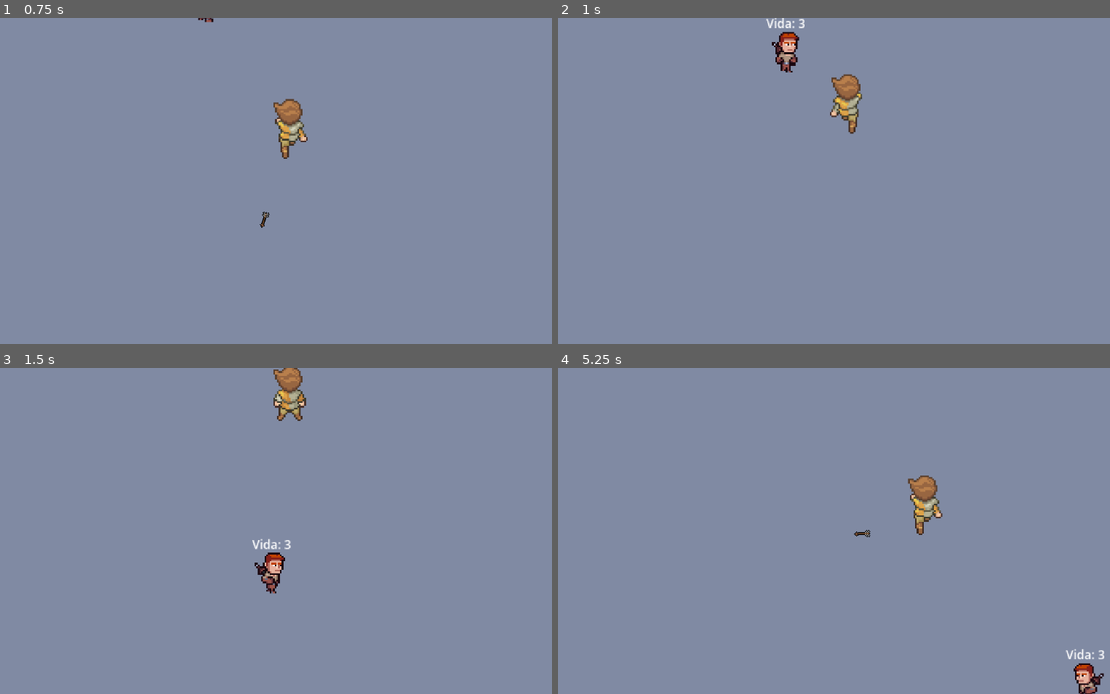
Above: before the commit, frames 1-4 (two rows, left to right).
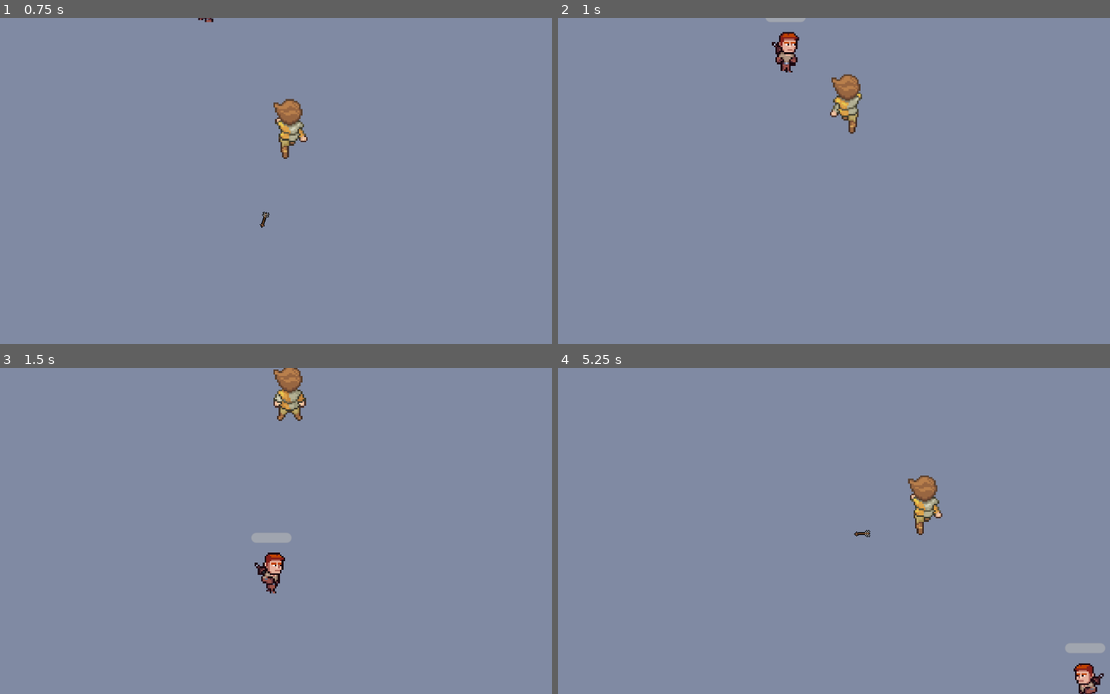
Above: after the commit, the same moments.

Repository: gustavorsaul/TopDown_GameProject
Game: Godot game, scene res://01_tutorial/Tutorial.tscn
Same seed, same stepped clock (60 frames per second), same inputs: the game is played once before the commit and once after it.
Inputs (mouse positions are in pixels of both pictures, inside the frame that each line leads up to):
- Up to frame 1 (0.75 s): tap Enter at 0.5 s; move the mouse to (259, 246) at 0.52 s; hold W (up) from 0.53 s (still down); click (259, 246) at 0.6 s
- Up to frame 2 (1 s): keep holding W (up)
- Up to frame 3 (1.5 s): keep holding W (up); move the mouse to (463, 579) at 1.27 s; tap Shift (shift) at 1.35 s
- Up to frame 4 (5.25 s): move the mouse to (673, 482) at 2.02 s; release W (up) at 2.03 s; hold A (left) 2.03-3.53 s; click (673, 482) at 2.1 s; move the mouse to (878, 531) at 2.77 s; tap Shift (shift) at 2.85, 4.35 s; move the mouse to (762, 449) at 3.52 s; hold S (down) 3.53-4.28 s; click (762, 449) at 3.6 s; move the mouse to (977, 514) at 4.27 s; hold D (right) 4.28-5.03 s; move the mouse to (734, 547) at 5.02 s; hold W (up) from 5.03 s (still down); click (734, 547) at 5.1 s

Frame 1 is identical in both runs. In frame 2, 0.1% of the frame differs, in the area x 37-45%, y 0-4%; in frame 3, 0.3%, in the area x 45-53%, y 50-56%; in frame 4, 0.3%.

Commit message:
update: barra de vida

Diff:
--- a/Enemy.gd
+++ b/Enemy.gd
@@ -1,7 +1,7 @@
 extends CharacterBody2D
 
 @onready var sprite = $AnimatedSprite2D
-@onready var life_label = $Life
+@onready var life_bar = $LifeBar
 
 var previous_position: Vector2
 var life: int = 3
@@ -13,7 +13,6 @@
 	_update_life_label()
 
 func _physics_process(delta: float) -> void:
-	life_label.text = "Vida: " + str(life)
 	# Only use velocity-based animation when actually moving via physics
 	if velocity.length() > 0.01:
 		animate()
@@ -60,5 +59,5 @@
 	queue_free()
 
 func _update_life_label() -> void:
-	if is_instance_valid(life_label):
-		life_label.text = str(life)
+	if is_instance_valid(life_bar):
+		life_bar.value = life
--- a/Enemy.tscn
+++ b/Enemy.tscn
@@ -213,11 +213,12 @@
 sprite_frames = SubResource("SpriteFrames_dn8ps")
 animation = &"down"
 
-[node name="Life" type="Label" parent="."]
+[node name="LifeBar" type="ProgressBar" parent="."]
 texture_filter = 1
-offset_left = -19.0
-offset_top = -37.0
+offset_left = -20.0
+offset_top = -40.0
 offset_right = 20.0
-offset_bottom = -20.0
-theme_override_font_sizes/font_size = 12
-text = "Vida: 3"
+offset_bottom = -30.0
+max_value = 3.0
+value = 3.0
+show_percentage = false
--- /dev/null
+++ b/HealthBar.gd
@@ -0,0 +1,82 @@
+extends Control
+
+@onready var health_fill = $HealthFill
+@onready var health_label = $HealthLabel
+
+var max_health: int = 100
+var current_health: int = 100
+
+func _ready():
+	update_health_display()
+
+func set_max_health(value: int):
+	max_health = value
+	current_health = max_health
+	if is_instance_valid(health_fill):
+		health_fill.max_value = max_health
+	update_health_display()
+
+func set_health(value: int):
+	current_health = clamp(value, 0, max_health)
+	update_health_display()
+
+func update_health_bar(health: int, max_hp: int):
+	max_health = max_hp
+	current_health = health
+	update_health_display()
+
+func take_damage(amount: int):
+	current_health = max(0, current_health - amount)
+	update_health_display()
+
+	# Efeito visual quando toma dano
+	animate_damage()
+
+func heal(amount: int):
+	current_health = min(max_health, current_health + amount)
+	update_health_display()
+
+func update_health_display():
+	# Verificar se os nós existem antes de usá-los
+	if not is_instance_valid(health_fill) or not is_instance_valid(health_label):
+		print("HealthBar: Nós não encontrados!")
+		return
+
+	# Atualizar barra de progresso
+	health_fill.value = current_health
+	health_fill.max_value = max_health
+
+	# Atualizar label
+	health_label.text = str(current_health) + "/" + str(max_health)
+
+	# Mudar cor baseada na porcentagem de vida
+	var health_percentage = float(current_health) / float(max_health)
+	update_health_color(health_percentage)
+
+func update_health_color(percentage: float):
+	if not is_instance_valid(health_fill):
+		return
+
+	var health_fill_style = health_fill.get_theme_stylebox("fill")
+
+	if percentage > 0.6:
+		# Verde quando vida alta
+		health_fill_style.bg_color = Color(0.2, 0.8, 0.2, 1.0)
+	elif percentage > 0.3:
+		# Amarelo quando vida média
+		health_fill_style.bg_color = Color(0.8, 0.8, 0.2, 1.0)
+	else:
+		# Vermelho quando vida baixa
+		health_fill_style.bg_color = Color(0.8, 0.2, 0.2, 1.0)
+
+func animate_damage():
+	# Efeito de piscar quando toma dano
+	var tween = create_tween()
+	tween.tween_property(self, "modulate", Color.RED, 0.1)
+	tween.tween_property(self, "modulate", Color.WHITE, 0.1)
+
+func is_dead() -> bool:
+	return current_health <= 0
+
+func get_health_percentage() -> float:
+	return float(current_health) / float(max_health)
--- /dev/null
+++ b/HealthBar.tscn
@@ -0,0 +1,98 @@
+[gd_scene load_steps=7 format=4 uid="uid://b2v8yay304a5b"]
+
+[ext_resource type="Script" path="res://HealthBar.gd" id="1_script"]
+
+[sub_resource type="StyleBoxFlat" id="StyleBoxFlat_1"]
+bg_color = Color(0.2, 0.2, 0.2, 0.8)
+corner_radius_top_left = 8
+corner_radius_top_right = 8
+corner_radius_bottom_left = 8
+corner_radius_bottom_right = 8
+border_width_left = 2
+border_width_right = 2
+border_width_top = 2
+border_width_bottom = 2
+border_color = Color(0.8, 0.8, 0.8, 1)
+
+[sub_resource type="StyleBoxFlat" id="StyleBoxFlat_2"]
+bg_color = Color(0.8, 0.2, 0.2, 1)
+corner_radius_top_left = 6
+corner_radius_top_right = 6
+corner_radius_bottom_left = 6
+corner_radius_bottom_right = 6
+
+[sub_resource type="StyleBoxFlat" id="StyleBoxFlat_3"]
+bg_color = Color(0.9, 0.1, 0.1, 1)
+corner_radius_top_left = 6
+corner_radius_top_right = 6
+corner_radius_bottom_left = 6
+corner_radius_bottom_right = 6
+
+[sub_resource type="Gradient" id="Gradient_1"]
+colors = PackedColorArray(0.2, 0.9, 0.2, 1, 0.9, 0.9, 0.2, 1, 0.9, 0.2, 0.2, 1)
+
+[sub_resource type="GradientTexture1D" id="GradientTexture1D_1"]
+gradient = SubResource("Gradient_1")
+
+[node name="HealthBar" type="Control"]
+layout_mode = 3
+anchors_preset = 0
+offset_right = 200.0
+offset_bottom = 30.0
+script = ExtResource("1_script")
+
+[node name="Background" type="Panel" parent="."]
+layout_mode = 1
+anchors_preset = 15
+anchor_right = 1.0
+anchor_bottom = 1.0
+offset_left = 5.0
+offset_top = 5.0
+offset_right = -5.0
+offset_bottom = -5.0
+theme_override_styles/panel = SubResource("StyleBoxFlat_1")
+
+[node name="HealthFill" type="ProgressBar" parent="."]
+layout_mode = 1
+anchors_preset = 15
+anchor_right = 1.0
+anchor_bottom = 1.0
+offset_left = 8.0
+offset_top = 8.0
+offset_right = -8.0
+offset_bottom = -8.0
+value = 100.0
+max_value = 100.0
+show_percentage = false
+theme_override_styles/fill = SubResource("StyleBoxFlat_2")
+theme_override_styles/background = SubResource("StyleBoxFlat_3")
+
+[node name="HealthLabel" type="Label" parent="."]
+layout_mode = 1
+anchors_preset = 8
+anchor_left = 0.5
+anchor_top = 0.5
+anchor_right = 0.5
+anchor_bottom = 0.5
+offset_left = -30.0
+offset_top = -8.0
+offset_right = 30.0
+offset_bottom = 8.0
+theme_override_font_sizes/font_size = 14
+text = "100/100"
+horizontal_alignment = 1
+vertical_alignment = 1
+
+[node name="HealthIcon" type="TextureRect" parent="."]
+layout_mode = 1
+anchors_preset = 6
+anchor_left = 0.0
+anchor_top = 0.5
+anchor_right = 0.0
+anchor_bottom = 0.5
+offset_left = -25.0
+offset_top = -8.0
+offset_right = -15.0
+offset_bottom = 8.0
+expand_mode = 1
+stretch_mode = 5
--- a/Player.gd
+++ b/Player.gd
@@ -7,6 +7,7 @@
 @export var arrow : PackedScene
 
 @onready var tiros = 0
+
 
 @export var dash_distance = 100.0
 @export var dash_speed = 1000.0
Not shown, added: HealthBar.gd.uid
